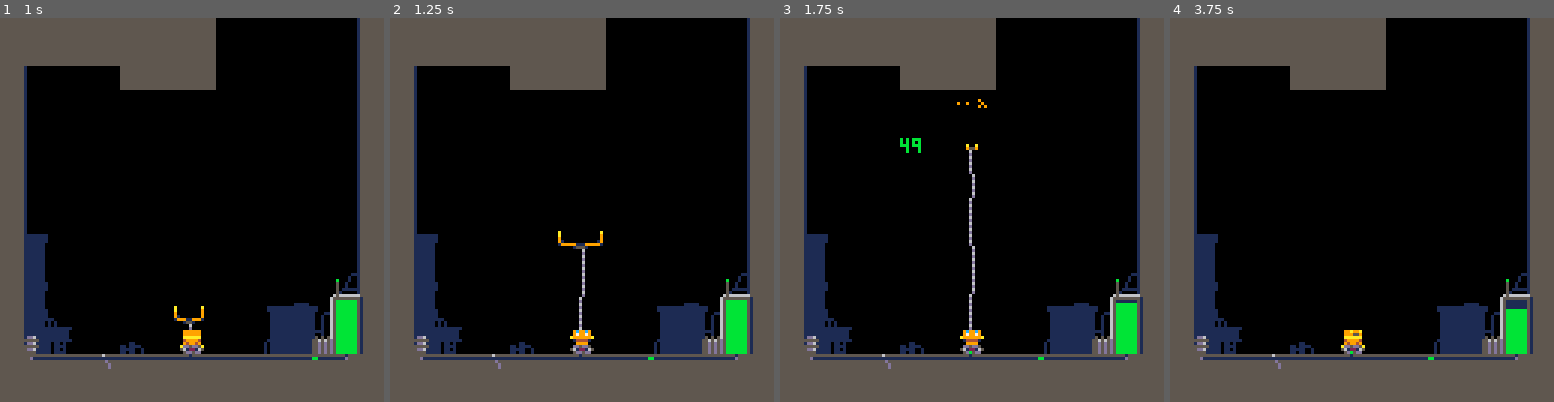
Above: before the commit, frames 1-4 (left to right).
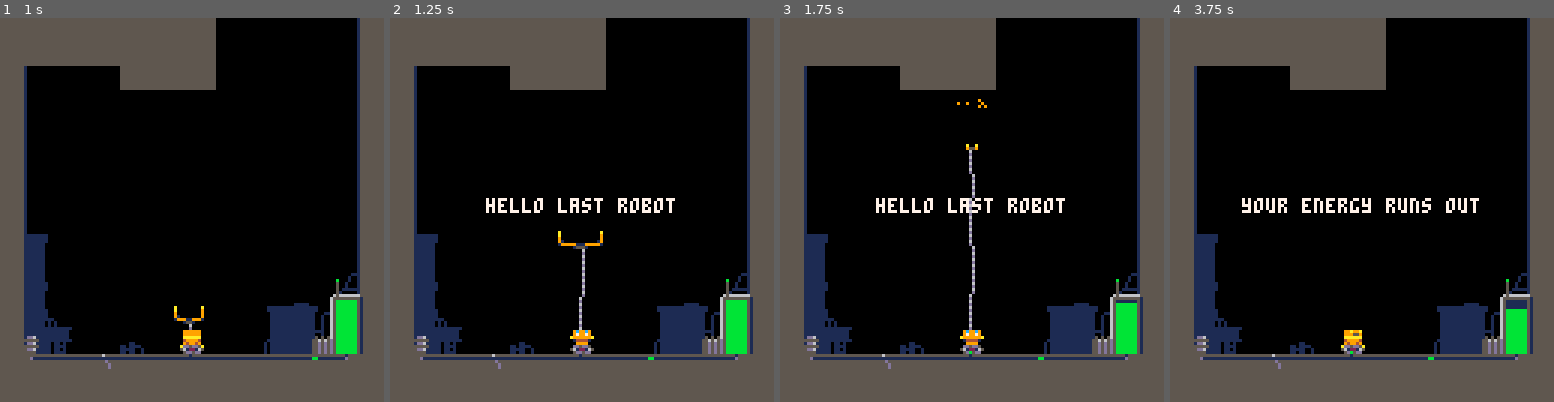
Above: after the commit, the same moments.

Repository: headjump/ld39
Game: PICO-8 cartridge crane.p8
Two runs of this game, one before a commit and one after it. Both use one fixed random seed, a clock stepped at 60 frames per second and the inputs below.
Inputs:
- Up to frame 1 (1 s): tap X (X key) at 0.33 s; tap O (Z key) at 0.7 s
- Up to frame 2 (1.25 s): tap X (X key) at 1.07 s
- Up to frame 3 (1.75 s): hold Right from 1.6 s (still down); tap O (Z key) at 1.7 s
- Up to frame 4 (3.75 s): tap X (X key) at 1.85, 2.97 s; release Right at 2.1 s; tap O (Z key) every 0.4 s from 2.1 to 3.7 s; hold Right 2.47-3.03 s; hold Left 3.08-3.58 s

Frame 1 is identical in both runs. In frame 2, 0.8% of the frame differs, in the area x 25-75%, y 46-51%; in frame 3, 0.9%; in frame 4, 1.0%, in the area x 18-81%, y 46-51%.

Commit message:
on tutorial structure

Diff:
--- a/crane.p8
+++ b/crane.p8
@@ -394,11 +394,57 @@
 end
 
 function director()
+ local drw_msg=function(msg,col)
+  print(msg,64-#msg*2,60,col)
+ end
+ local p_msg=function(msg,col,time)
+  local cnt=cntdwn(time)
+  return {
+   upd=cnt.upd,
+   drw=function() drw_msg(msg,col) end
+  }
+ end
  local p_wait=cntdwn
  local p_tut_move=function()
-  local xx=cntdwn(60)
-  xx.drw=function() print(xx.val,40,40) end
-  return xx
+  --show < > arrows next to crane
+  local blink_tgl=tgl(10)
+  local done_cnt
+  return {
+   upd=function()
+    if(done_cnt)then
+     if(done_cnt.upd()) return true
+    else
+     blink_tgl.upd()
+     if(abs(st.crane.spd)>=1)then done_cnt=cntdwn(30) end
+    end
+   end,
+   drw=function(e,st)
+    local cx=st.crane.x; local cy=st.crane.y;
+    if(done_cnt)then
+     drw_msg("nice :)",3)
+     spr(65,cx,cy-12)
+     return
+    end
+    drw_msg("move!",7)
+    if(blink_tgl.val>0)then
+     spr(64,cx-12,cy-5)
+     spr(64,cx+12,cy-5,1,1,1)
+    end
+   end
+  }
+ end
+ local p_tut_shoot=function()
+  return {
+   upd=function(e,st)
+    return st.claw
+   end,
+   drw=function(e,st)
+    local target=ngn_tagged(t_consumable)[1]
+    if(target)then
+     print("❎",target.x,target.y+10)
+    end
+   end
+  }
  end
  local phase
  local phases
@@ -413,14 +459,18 @@
    else
     if not phases then
      phases={
-      {p_wait,30},
+      {p_wait,20},
+      {p_msg,"hello last robot",7,60},
+      {p_wait,20},
+      {p_msg,"your energy runs out",7,60},
+      {p_wait,20},
       {p_tut_move},
-      {p_wait,60},
-      {p_tut_move}
+      {p_wait,25},
+      {p_tut_shoot}
      }
     end
     --create current phase
-    if(not phase and #phases>0)then phase=phases[1][1](phases[1][2],phases[1][3]) end
+    if(not phase and #phases>0)then local nxt=phases[1]; phase=nxt[1](nxt[2],nxt[3],nxt[4]) end
     --upd phase and maybe proceed
     if(phase and phase.upd(e,st)) then del(phases,phases[1]); phase=nil end
 
@@ -531,6 +581,25 @@
 -- by 'fac' (factor 0..1)
 function array_index(cnt,fac)
  return min(cnt,1+flr(cnt*fac))
+end
+
+-- object that toggles through some vals
+-- @param steps -> after howmany steps to toggle
+-- @param num_vals -> how many vals? default: 2
+function tgl(steps,num_vals,init)
+ init=init or 0
+ num_vals=num_vals or 2
+ local me
+ local step=0
+ me={val=init,upd=function()
+  step+=timed(1)
+  if(step>=steps)then
+   me.val+=1
+   me.val%=num_vals
+   step=0
+  end
+ end}
+ return me
 end
 
 -- use upd() each frame to countdown.
@@ -867,14 +936,14 @@
 11111110101000001011110011011110001111110000000011111111101111110000000055d5d5d5111111155555555500000001100000000000000000000000
 11111110101000001011010011111001001111110000000011111111101111110000000055d5d5d5111111155555555500000001100000000000000000000000
 11111111111111111011110011011001001111110011111011111111101111110000000055d5d5d5111111155555555500000001100000000000000000000000
-00000000000000000000000000000000000000000000000000000000000000000550000000000000000000044444444000000000000000000000000000000000
-00000000000000000000000000000000000000000000000000000000000000000550000000000000000000044444444000000000000000000000000000000000
-00000000000000000000000000000000000000000000000000000000000000000550000000000000000000dd5d55444000000000000000000000000000000000
-00000000000000000000000000000000000000000000000000000000000000000550000000000000000000555555d55000000000000000000000000000000000
-00000000000000000000000000000000000000000000000000000000000000000550000000000000000000555555555000000000000000000000000000000000
-00000000000000000000000000000000000000000000000000000000000000000550000000000000000000122222555000000000000000000000000000000000
-00000000000000000000000000000000000000000000000000000000000000000550000000000000005000044444422000000000000000000000000000000000
-00000000000000000000000000000000000000000000000000000000000000000550000000000000005000044444444000000000000000000000000000000000
+00000700000000000000000000000000000000000000000000000000000000000550000000000000000000044444444000000000000000000000000000000000
+000077100000007d0000000000000000000000000000000000000000000000000550000000000000000000044444444000000000000000000000000000000000
+00077710070007770000000000000000000000000000000000000000000000000550000000000000000000dd5d55444000000000000000000000000000000000
+00777710777077710000000000000000000000000000000000000000000000000550000000000000000000555555d55000000000000000000000000000000000
+00177710177777100000000000000000000000000000000000000000000000000550000000000000000000555555555000000000000000000000000000000000
+00017710017771000000000000000000000000000000000000000000000000000550000000000000000000122222555000000000000000000000000000000000
+00001710001710000000000000000000000000000000000000000000000000000550000000000000005000044444422000000000000000000000000000000000
+00000110000100000000000000000000000000000000000000000000000000000550000000000000005000044444444000000000000000000000000000000000
 00000000000000000000000000000000000000000000000000000000000000000550000000000000065666624444444000000000000000000000000000000000
 00000000000000000000000000000000000000000000000000000000000000000550000000000000655555552444444000000000000000000000000000000000
 00000000000000000000000000000000000000000000000000000000000000000550000000000000651111152444444000000000000000000000000000000000
Not shown, changed: api.md
